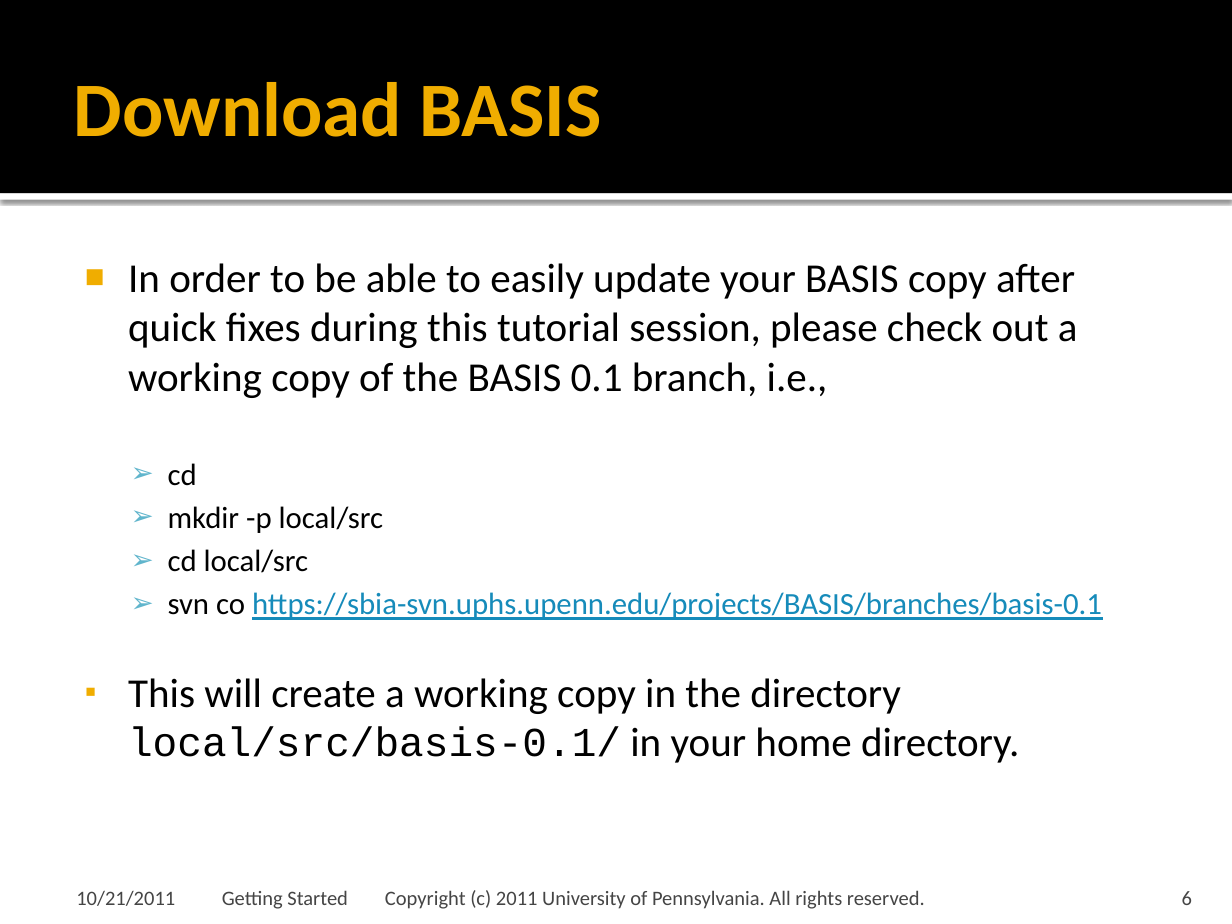
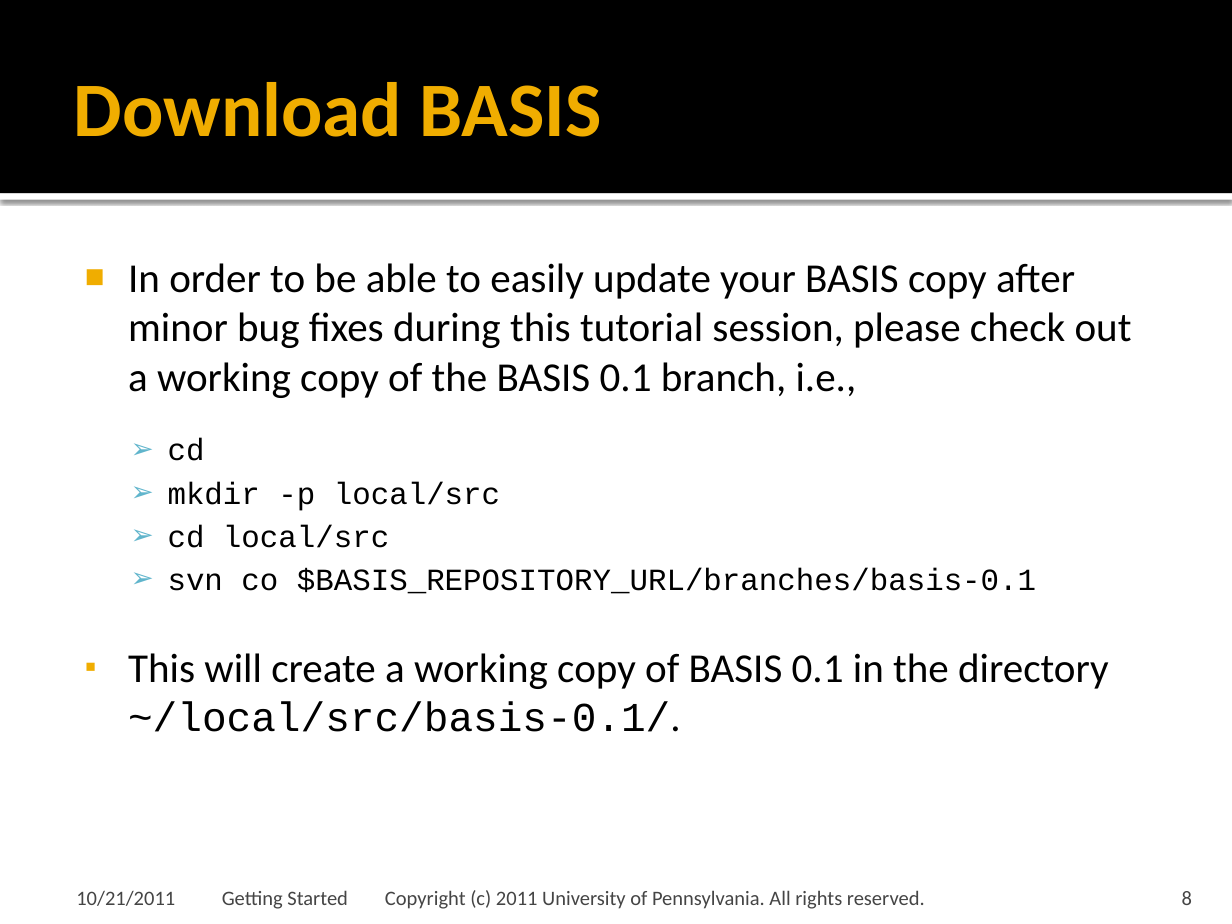
Before and after one commit to cmake-basis/legacy, a slide deck: slide 8 of doc/tutorials/02 Getting Started.pptx (slide 6 before the commit). Drawn at 1232x924 pixels with LibreOffice and Linux fonts; fonts in the diff are those of the drawing; background and template pictures are left out. Boxes give left, top, right and bottom in pixels: in the first picture for what was removed or moved away, otherwise in the second. Text is boxed around its words. In the diff, an @@ line names an element or a change of style, - is before the commit and + after.

Commit message:
Finished first version of Getting Started tutorial presentation.

```diff
--- a/doc/tutorials/02 Getting Started.pptx
+++ b/doc/tutorials/02 Getting Started.pptx
@@ text at (128,263,1132,398): text changed @@
-■ In order to be able to easily update your BASIS copy after quick fixes during this tutorial session, please check out a working copy of the BASIS 0.1 branch, i.e.,
+■ In order to be able to easily update your BASIS copy after minor bug fixes during this tutorial session, please check out a working copy of the BASIS 0.1 branch, i.e.,
@@ text at (168,438,500,548): font Calibri to Courier New in "cd", "mkdir -p local/src", "cd local/src" @@
@@ text at (128,568,1108,732): text changed; font Calibri to Courier New @@
-  ➢ svn co https://sbia-svn.uphs.upenn.edu/projects/BASIS/branches/basis-0.1
-▪ This will create a working copy in the directory local/src/basis-0.1/ in your home directory.
+  ➢ svn co $BASIS_REPOSITORY_URL/branches/basis-0.1
+▪ This will create a working copy of BASIS 0.1 in the directory ~/local/src/basis-0.1/.
@@ page number at (1182,891,1192,905): text changed @@
-6
+8
```
Also in this commit, not shown: 24 other slides changed, 15 slides added.
